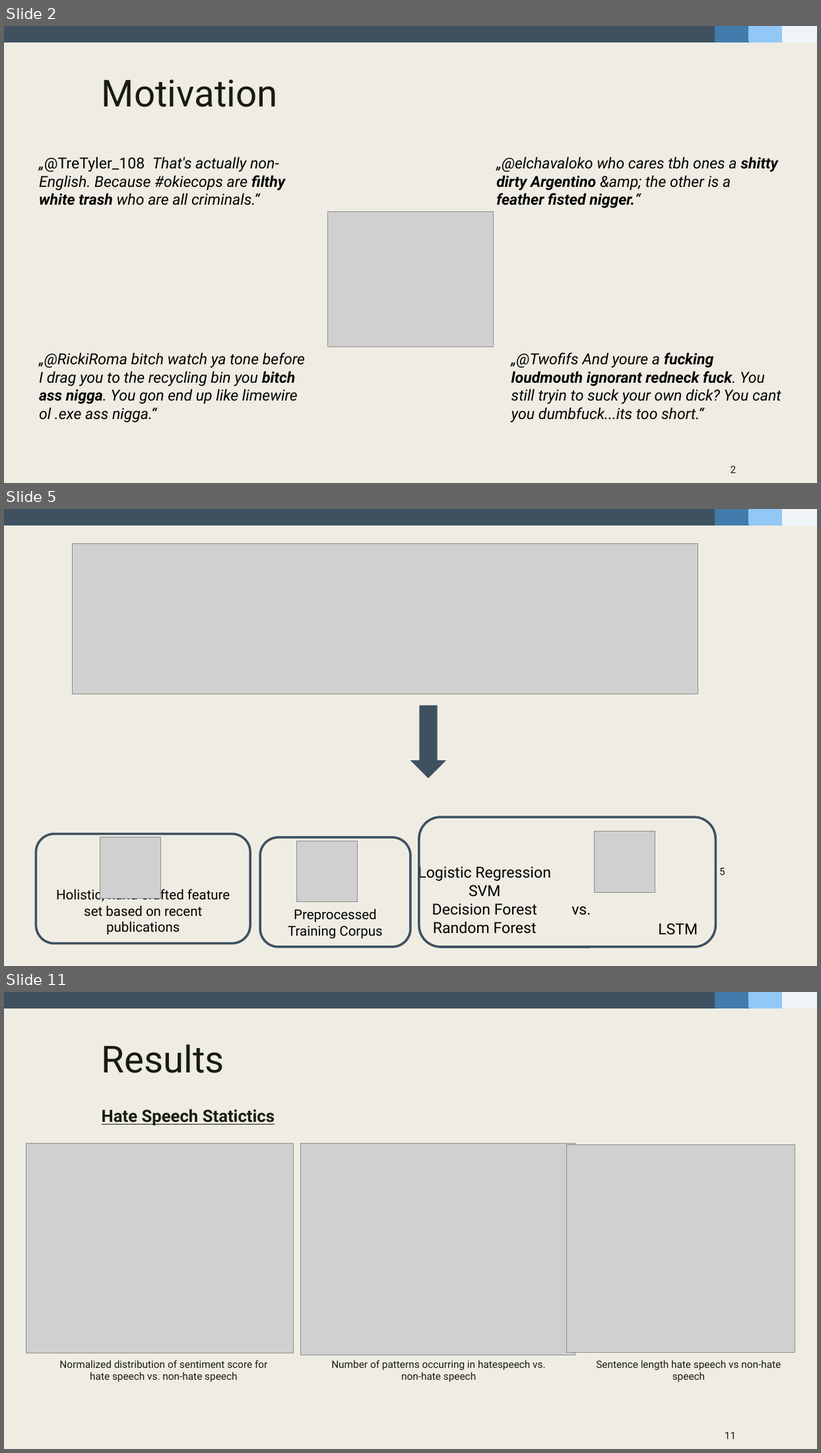
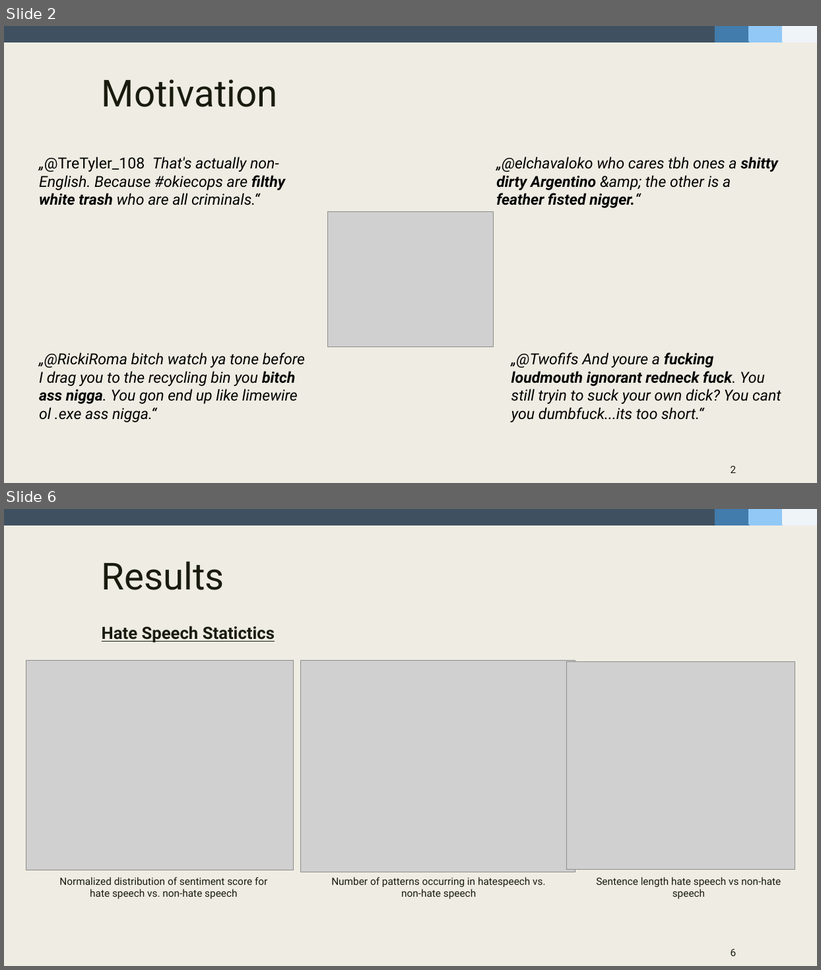
Before and after one commit to fidsusj/HateSpeechDetection, a slide deck: docs/presentation/presentation-slides.pptx. Shown one above the other, each under a label of ours: slides 2, 5 and 11 before the commit, slides 2 and 6 after it; the slides between them are not shown. The pictures are 821x1453 and 821x970 pixels, drawn with LibreOffice and Linux fonts; fonts in the diff are those of the drawing; grey boxes stand for pictures. Boxes give left, top, right and bottom in pixels: in the first picture for what was removed or moved away, otherwise in the second. Text is boxed around its words. In the diff, an @@ line names an element or a change of style, - is before the commit and + after.

```diff
--- a/docs/presentation/presentation-slides.pptx
+++ b/docs/presentation/presentation-slides.pptx
@@ slide 5 removed at <box>4,509,817,966</box>, background #EFEDE3; not listed: 4 template elements that a slide beside it also shows @@
@@ picture removed at <box>73,544,698,694</box> @@
@@ right arrow removed at <box>411,706,447,779</box> @@
@@ rounded rectangle removed at <box>419,817,716,947</box> @@
@@ rounded rectangle removed at <box>36,834,250,944</box> @@
-Holistic, hand-crafted feature set based on recent publications
@@ picture removed at <box>100,838,161,899</box> @@
@@ rounded rectangle removed at <box>260,838,411,948</box> @@
-Preprocessed Training Corpus
@@ picture removed at <box>297,842,358,902</box> @@
@@ picture removed at <box>595,832,655,892</box> @@
@@ text removed at <box>418,865,551,934</box> @@
-Logistic Regression SVM
-Decision Forest Random Forest
@@ page number removed at <box>719,868,725,875</box> @@
-5
@@ text removed at <box>572,906,591,916</box> @@
-vs.
@@ text removed at <box>658,923,698,935</box> @@
-LSTM
@@ what was slide 11 is now slide 6 @@
@@ page number at <box>731,949,737,956</box>: text changed @@
-11
+6
```
Also in this commit, not shown: 4 slides changed, 3 other slides removed.
